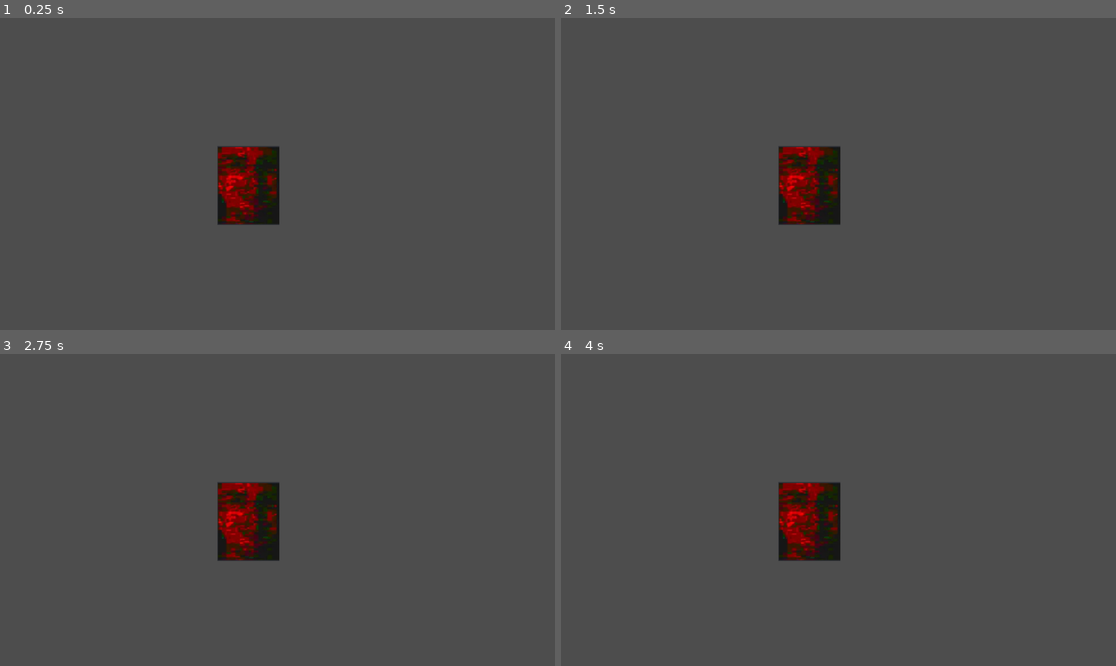
Above: before the commit, frames 1-4 (two rows, left to right).
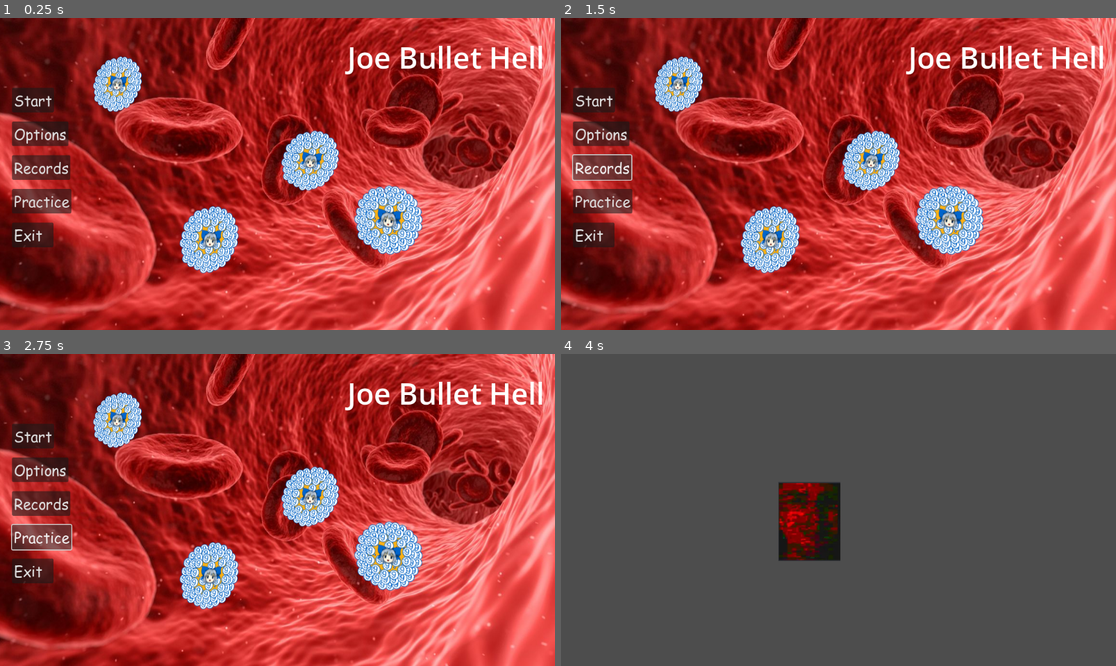
Above: after the commit, the same moments.

Repository: peppy10003/Bullet-Hell
Game: Godot game, scene res://Scenes/Main_Menu/Main_Menu.tscn
The game is run twice, just before and just after one commit, with the same random seed, the same clock (stepped at 60 frames per second) and the same inputs. Before the commit the project starts from res://Scenes/Stages/Stage_1.tscn.
Inputs (mouse positions are in pixels of both pictures, inside the frame that each line leads up to):
- Up to frame 1 (0.25 s): no input
- Up to frame 2 (1.5 s): click (599, 133) at 0.5 s, where only the run after the commit has a clickable "Options"; click (599, 167) at 1.25 s, where only the run after the commit has a clickable "Records"
- Up to frame 3 (2.75 s): click (44, 538) at 2 s, where only the run after the commit has a clickable "Practice"
- Up to frame 4 (4 s): click (594, 435) at 2.75 s, where only the run after the commit has a clickable "Start"; click (605, 438) at 3.5 s, where only the run after the commit has a clickable "Player 1"

The runs differ from the first frame. In frame 1, 100% of the frame differs, in the area x 0-100%, y 0-100%; in frame 2, 100%; in frame 3, 100%; in frame 4, nothing differs.

Commit message:
improved movement, made a bare bones menu, started working on a bullet

Diff:
--- /dev/null
+++ b/Scenes/Main_Menu/Main_Menu.gd
@@ -0,0 +1,57 @@
+extends Control
+# https://www.youtube.com/watch?v=3lgjj7Wccyw&t=1076s
+var menu_trans_time := 0.5
+
+var menu_origin_pos := Vector2.ZERO
+var menu_origin_size := Vector2.ZERO
+
+var current_menu
+var menu_stack := []
+
+@onready var menu_1 = $Main_Menu
+@onready var menu_2 = $Start_Menu
+@onready var tween = $Tween
+
+var random = RandomNumberGenerator.new()
+
+# Called when the node enters the scene tree for the first time.
+func _ready() -> void:
+	menu_origin_pos = Vector2(0,0)
+	menu_origin_size = get_viewport_rect().size
+	current_menu = menu_1
+
+func move_to_next_menu(next_menu_id: String):
+	var next_menu = get_menu_from_menu_id(next_menu_id)
+	var tween = create_tween()
+	tween.parallel().tween_property(current_menu,"global_position",Vector2(-menu_origin_size.x, 0),menu_trans_time)
+	tween.parallel().tween_property(next_menu,"global_position",menu_origin_pos,menu_trans_time)
+	menu_stack.append(current_menu)
+	current_menu = next_menu
+
+
+func move_to_prev_menu():
+	var prev_menu = menu_stack.pop_back()
+	var tween = create_tween()
+	if prev_menu != null:
+		tween.parallel().tween_property(prev_menu,"global_position",menu_origin_pos,menu_trans_time)
+		tween.parallel().tween_property(current_menu,"global_position",Vector2(menu_origin_size.x,0),menu_trans_time)
+		current_menu = prev_menu
+
+func get_menu_from_menu_id(menu_id: String) -> Control:
+		match menu_id:
+			"menu_1":
+				return menu_1
+			"menu_2":
+				return menu_2
+			_:
+				return menu_1
+
+func _on_start_button_pressed():
+	move_to_next_menu("menu_2")
+
+func _on_start_back_button_pressed():
+	move_to_prev_menu()
+
+#----- select character -----#
+func _on_player_1_pressed():
+	Global.start_stage_1(1)
--- a/Scenes/Main_Menu/Main_Menu.tscn
+++ b/Scenes/Main_Menu/Main_Menu.tscn
@@ -1,6 +1,8 @@
-[gd_scene load_steps=3 format=3 uid="uid://k6wayvopjc6u"]
+[gd_scene load_steps=5 format=3 uid="uid://k6wayvopjc6u"]
 
+[ext_resource type="Script" path="res://Scenes/Main_Menu/Main_Menu.gd" id="1_33m1r"]
 [ext_resource type="Texture2D" uid="uid://bmrlfrh1yhe72" path="res://Assets/covid-9.png" id="1_k2vf0"]
+[ext_resource type="FontFile" uid="uid://3h6l6qm8sqtu" path="res://Assets/Comic Sans MS.ttf" id="2_bm7bx"]
 
 [sub_resource type="SystemFont" id="SystemFont_dq02x"]
 
@@ -11,6 +13,7 @@
 anchor_bottom = 1.0
 grow_horizontal = 2
 grow_vertical = 2
+script = ExtResource("1_33m1r")
 
 [node name="TextureRect" type="TextureRect" parent="."]
 layout_mode = 1
@@ -21,7 +24,7 @@
 grow_vertical = 2
 texture = ExtResource("1_k2vf0")
 
-[node name="MarginContainer" type="MarginContainer" parent="."]
+[node name="Main_Menu" type="MarginContainer" parent="."]
 layout_mode = 1
 anchors_preset = 15
 anchor_right = 1.0
@@ -33,19 +36,137 @@
 theme_override_constants/margin_right = 15
 theme_override_constants/margin_bottom = 15
 
-[node name="VBoxContainer" type="VBoxContainer" parent="MarginContainer"]
+[node name="VBoxContainer" type="VBoxContainer" parent="Main_Menu"]
 layout_mode = 2
 theme_override_constants/separation = 60
 
-[node name="Separator" type="Control" parent="MarginContainer/VBoxContainer"]
+[node name="Control" type="Control" parent="Main_Menu/VBoxContainer"]
 layout_mode = 2
 
-[node name="Label" type="Label" parent="MarginContainer/VBoxContainer/Separator"]
-layout_mode = 0
-offset_left = 663.0
-offset_top = 42.0
-offset_right = 1072.0
-offset_bottom = 126.0
+[node name="Label" type="Label" parent="Main_Menu/VBoxContainer/Control"]
+layout_mode = 2
+offset_left = 706.0
+offset_top = 24.0
+offset_right = 1115.0
+offset_bottom = 108.0
 theme_override_fonts/font = SubResource("SystemFont_dq02x")
 theme_override_font_sizes/font_size = 61
 text = "Joe Bullet Hell"
+
+[node name="Start_Button" type="Button" parent="Main_Menu/VBoxContainer/Control"]
+layout_mode = 2
+offset_left = 10.0
+offset_top = 130.0
+offset_right = 96.0003
+offset_bottom = 181.0
+focus_neighbor_top = NodePath("../Exit_Button")
+focus_neighbor_bottom = NodePath("../Options_Button")
+theme_override_fonts/font = ExtResource("2_bm7bx")
+theme_override_font_sizes/font_size = 30
+text = "Start"
+alignment = 0
+icon_alignment = 1
+
+[node name="Options_Button" type="Button" parent="Main_Menu/VBoxContainer/Control"]
+layout_mode = 2
+offset_left = 10.0
+offset_top = 200.0
+offset_right = 127.0
+offset_bottom = 251.0
+focus_neighbor_top = NodePath("../Start_Button")
+focus_neighbor_bottom = NodePath("../Records_Button")
+theme_override_fonts/font = ExtResource("2_bm7bx")
+theme_override_font_sizes/font_size = 30
+text = "Options"
+alignment = 0
+icon_alignment = 1
+
+[node name="Records_Button" type="Button" parent="Main_Menu/VBoxContainer/Control"]
+layout_mode = 2
+offset_left = 10.0
+offset_top = 270.0
+offset_right = 131.0
+offset_bottom = 321.0
+theme_override_fonts/font = ExtResource("2_bm7bx")
+theme_override_font_sizes/font_size = 30
+text = "Records
+"
+alignment = 0
+icon_alignment = 1
+
+[node name="Practice_Button" type="Button" parent="Main_Menu/VBoxContainer/Control"]
+layout_mode = 2
+offset_left = 10.0
+offset_top = 340.0
+offset_right = 131.0
+offset_bottom = 391.0
+focus_neighbor_top = NodePath("../Records_Button")
+focus_neighbor_bottom = NodePath("../Exit_Button")
+theme_override_fonts/font = ExtResource("2_bm7bx")
+theme_override_font_sizes/font_size = 30
+text = "Practice"
+alignment = 0
+icon_alignment = 1
+
+[node name="Exit_Button" type="Button" parent="Main_Menu/VBoxContainer/Control"]
+layout_mode = 2
+offset_left = 10.0
+offset_top = 410.0
+offset_right = 96.0001
+offset_bottom = 461.0
+focus_neighbor_top = NodePath("../Practice_Button")
+focus_neighbor_bottom = NodePath("../Start_Button")
+theme_override_fonts/font = ExtResource("2_bm7bx")
+theme_override_font_sizes/font_size = 30
+text = "Exit"
+alignment = 0
+icon_alignment = 1
+
+[node name="Start_Menu" type="MarginContainer" parent="."]
+layout_mode = 1
+anchors_preset = 15
+anchor_right = 1.0
+anchor_bottom = 1.0
+offset_left = 1152.0
+offset_right = 1152.0
+grow_horizontal = 2
+grow_vertical = 2
+theme_override_constants/margin_left = 15
+theme_override_constants/margin_top = 15
+theme_override_constants/margin_right = 15
+theme_override_constants/margin_bottom = 15
+
+[node name="VBoxContainer" type="VBoxContainer" parent="Start_Menu"]
+layout_mode = 2
+theme_override_constants/separation = 60
+
+[node name="Control" type="Control" parent="Start_Menu/VBoxContainer"]
+layout_mode = 2
+
+[node name="Player 1" type="Button" parent="Start_Menu/VBoxContainer/Control"]
+offset_left = 18.0
+offset_top = 137.0
+offset_right = 104.0
+offset_bottom = 188.0
+theme_override_fonts/font = ExtResource("2_bm7bx")
+theme_override_font_sizes/font_size = 30
+text = "Player 1"
+alignment = 0
+icon_alignment = 1
+
+[node name="Start_back_Button" type="Button" parent="Start_Menu/VBoxContainer/Control"]
+layout_mode = 0
+offset_left = 10.0
+offset_top = 410.0
+offset_right = 96.0001
+offset_bottom = 461.0
+theme_override_fonts/font = ExtResource("2_bm7bx")
+theme_override_font_sizes/font_size = 30
+text = "Exit"
+alignment = 0
+icon_alignment = 1
+
+[connection signal="pressed" from="Main_Menu/VBoxContainer/Control/Start_Button" to="." method="_on_start_button_pressed"]
+[connection signal="pressed" from="Start_Menu/VBoxContainer/Control/Player 1" to="." method="_on_player_1_pressed"]
+[connection signal="pressed" from="Start_Menu/VBoxContainer/Control/Player 1" to="." method="_on_start_back_button_pressed"]
+[connection signal="pressed" from="Start_Menu/VBoxContainer/Control/Start_back_Button" to="." method="_on_start_back_button_pressed"]
--- /dev/null
+++ b/Scenes/Objects/Enemy_Bullet_Template.tscn
@@ -0,0 +1,15 @@
+[gd_scene load_steps=3 format=3 uid="uid://dvd7jhkyugiqb"]
+
+[ext_resource type="Texture2D" uid="uid://s2bda4bmloyh" path="res://Assets/hitbox.png" id="1_830sp"]
+
+[sub_resource type="CircleShape2D" id="CircleShape2D_uylne"]
+
+[node name="EnemyBulletTemplate" type="CharacterBody2D"]
+
+[node name="Sprite2D" type="Sprite2D" parent="."]
+scale = Vector2(0.1, 0.1)
+texture = ExtResource("1_830sp")
+
+[node name="CollisionShape2D" type="CollisionShape2D" parent="."]
+scale = Vector2(1.675, 1.675)
+shape = SubResource("CircleShape2D_uylne")
--- a/Scenes/Player_Character/Player_template.tscn
+++ b/Scenes/Objects/Player_Template.tscn
@@ -1,9 +1,9 @@
 [gd_scene load_steps=6 format=3 uid="uid://c5vx1gplm46t0"]
 
-[ext_resource type="Script" path="res://Scripts/Player_Character/Player_template.gd" id="1_nvpn4"]
+[ext_resource type="Script" path="res://Scripts/Objects/Player_template.gd" id="1_nvpn4"]
 [ext_resource type="Texture2D" uid="uid://bmh3ktob0kpsd" path="res://Assets/Screenshot_20231221_141304.png" id="2_say2r"]
 [ext_resource type="Texture2D" uid="uid://s2bda4bmloyh" path="res://Assets/hitbox.png" id="3_1xg0o"]
-[ext_resource type="Script" path="res://Scripts/Player_Character/Hitbox_Sprite.gd" id="4_t5t4e"]
+[ext_resource type="Script" path="res://Scripts/Objects/Hitbox_Sprite.gd" id="4_t5t4e"]
 
 [sub_resource type="CircleShape2D" id="CircleShape2D_j456j"]
 
--- a/Scenes/Stages/Stage_1.tscn
+++ b/Scenes/Stages/Stage_1.tscn
@@ -1,9 +1,8 @@
-[gd_scene load_steps=2 format=3 uid="uid://2qi4w8alb87b"]
+[gd_scene load_steps=2 format=3 uid="uid://47gw232juwqs"]
 
-[ext_resource type="PackedScene" uid="uid://c5vx1gplm46t0" path="res://Scenes/Player_Character/Player_template.tscn" id="1_8anjy"]
+[ext_resource type="PackedScene" uid="uid://c5vx1gplm46t0" path="res://Scenes/Objects/Player_Template.tscn" id="1_8anjy"]
 
-[node name="CharacterBody2D" type="CharacterBody2D"]
-up_direction = Vector2(0, 1)
+[node name="Stage1" type="Node2D"]
 
 [node name="CharacterBody2D" parent="." instance=ExtResource("1_8anjy")]
 position = Vector2(516, 348)
--- /dev/null
+++ b/Scripts/Global.gd
@@ -0,0 +1,17 @@
+extends Node
+
+var Random_seed :int = 0
+var Random_select :int = 0
+var Character_select :int = 0
+
+var Seed_counter = 0
+
+func wait(seconds: float) -> void:
+	await get_tree().create_timer(seconds).timeout
+
+func start_stage_1(character: int):
+	Global.Random_seed = randi_range(1000000000,9999999999)
+	#need to save rng seed...
+	seed(Random_seed)
+	Global.Character_select = character
+	get_tree().change_scene_to_file("res://Scenes/Stages/Stage_1.tscn")
--- /dev/null
+++ b/Scripts/Objects/Enemy_Bullet_Template.gd
@@ -0,0 +1,3 @@
+extends CharacterBody2D
+
+var Spawner_Pos : Vector2
--- a/Scripts/Player_Character/Player_template.gd
+++ b/Scripts/Objects/Player_template.gd
@@ -8,8 +8,6 @@
 	input_vector.x = Input.get_action_strength("ui_right") - Input.get_action_strength("ui_left")
 	input_vector.y = Input.get_action_strength("ui_down") - Input.get_action_strength("ui_up")
 	input_vector = input_vector.normalized()
-	if Input.get_action_strength("Focus") != 0:
-		velocity = (input_vector * Focus_Speed)
-	else:
-		velocity = (input_vector * Base_Speed)
+
+	velocity = (input_vector * ((Focus_Speed * int(Input.get_action_strength("Focus"))) + (Base_Speed * int(!Input.get_action_strength("Focus")))))
 	move_and_collide(velocity)
--- /dev/null
+++ b/Scripts/Scenes/Stage_1.gd
@@ -0,0 +1,13 @@
+extends Node
+
+
+# Called when the node enters the scene tree for the first time.
+func _ready() -> void:
+	print_debug("hello")
+	Global.wait(5)
+	print ("kill yorself")
+
+
+# Called every frame. 'delta' is the elapsed time since the previous frame.
+func _process(delta: float) -> void:
+	pass
--- a/project.godot
+++ b/project.godot
@@ -11,42 +11,46 @@
 [application]
 
 config/name="Bullet-hell"
-run/main_scene="res://Scenes/Stages/Stage_1.tscn"
-config/features=PackedStringArray("4.2", "Forward Plus")
+run/main_scene="res://Scenes/Main_Menu/Main_Menu.tscn"
+config/features=PackedStringArray("4.3", "Forward Plus")
 config/icon="res://icon.svg"
+
+[autoload]
+
+Global="*res://Scripts/Global.gd"
 
 [input]
 
 ui_left={
 "deadzone": 0.5,
-"events": [Object(InputEventKey,"resource_local_to_scene":fa …(175 unchanged characters)… l_keycode":0,"key_label":0,"unicode":0,"echo":false,"script":null)
+"events": [Object(InputEventKey,"resource_local_to_scene":fa …(175 unchanged characters)… l_keycode":0,"key_label":0,"unicode":0,"location":0,"echo":false,"script":null)
 , Object(InputEventJoypadButton,"resource_local_to_scene":false,"resource_name":"","device":0,"button_index":13,"pressure":0.0,"pressed":false,"script":null)
 , Object(InputEventJoypadMotion,"resource_local_to_scene":false,"resource_name":"","device":0,"axis":0,"axis_value":-1.0,"script":null)
 ]
 }
 ui_right={
 "deadzone": 0.5,
-"events": [Object(InputEventKey,"resource_local_to_scene":fa …(175 unchanged characters)… l_keycode":0,"key_label":0,"unicode":0,"echo":false,"script":null)
+"events": [Object(InputEventKey,"resource_local_to_scene":fa …(175 unchanged characters)… l_keycode":0,"key_label":0,"unicode":0,"location":0,"echo":false,"script":null)
 , Object(InputEventJoypadButton,"resource_local_to_scene":false,"resource_name":"","device":0,"button_index":14,"pressure":0.0,"pressed":false,"script":null)
 , Object(InputEventJoypadMotion,"resource_local_to_scene":false,"resource_name":"","device":0,"axis":0,"axis_value":1.0,"script":null)
 ]
 }
 ui_up={
 "deadzone": 0.5,
-"events": [Object(InputEventKey,"resource_local_to_scene":fa …(175 unchanged characters)… l_keycode":0,"key_label":0,"unicode":0,"echo":false,"script":null)
+"events": [Object(InputEventKey,"resource_local_to_scene":fa …(175 unchanged characters)… l_keycode":0,"key_label":0,"unicode":0,"location":0,"echo":false,"script":null)
 , Object(InputEventJoypadButton,"resource_local_to_scene":false,"resource_name":"","device":0,"button_index":11,"pressure":0.0,"pressed":false,"script":null)
 , Object(InputEventJoypadMotion,"resource_local_to_scene":false,"resource_name":"","device":0,"axis":1,"axis_value":-1.0,"script":null)
 ]
 }
 ui_down={
 "deadzone": 0.5,
-"events": [Object(InputEventKey,"resource_local_to_scene":fa …(175 unchanged characters)… l_keycode":0,"key_label":0,"unicode":0,"echo":false,"script":null)
+"events": [Object(InputEventKey,"resource_local_to_scene":fa …(175 unchanged characters)… l_keycode":0,"key_label":0,"unicode":0,"location":0,"echo":false,"script":null)
 , Object(InputEventJoypadButton,"resource_local_to_scene":false,"resource_name":"","device":0,"button_index":12,"pressure":0.0,"pressed":false,"script":null)
 , Object(InputEventJoypadMotion,"resource_local_to_scene":false,"resource_name":"","device":0,"axis":1,"axis_value":1.0,"script":null)
 ]
 }
 Focus={
 "deadzone": 0.5,
-"events": [Object(InputEventKey,"resource_local_to_scene":fa …(175 unchanged characters)… ode":4194325,"key_label":0,"unicode":0,"echo":false,"script":null)
+"events": [Object(InputEventKey,"resource_local_to_scene":fa …(175 unchanged characters)… ode":4194325,"key_label":0,"unicode":0,"location":0,"echo":false,"script":null)
 ]
 }
Binary file added: Assets/Comic Sans MS.ttf
Not shown, added: Assets/Comic Sans MS.ttf.import
Renamed: Scripts/Player_Character/Hitbox_Sprite.gd -> Scripts/Objects/Hitbox_Sprite.gd
